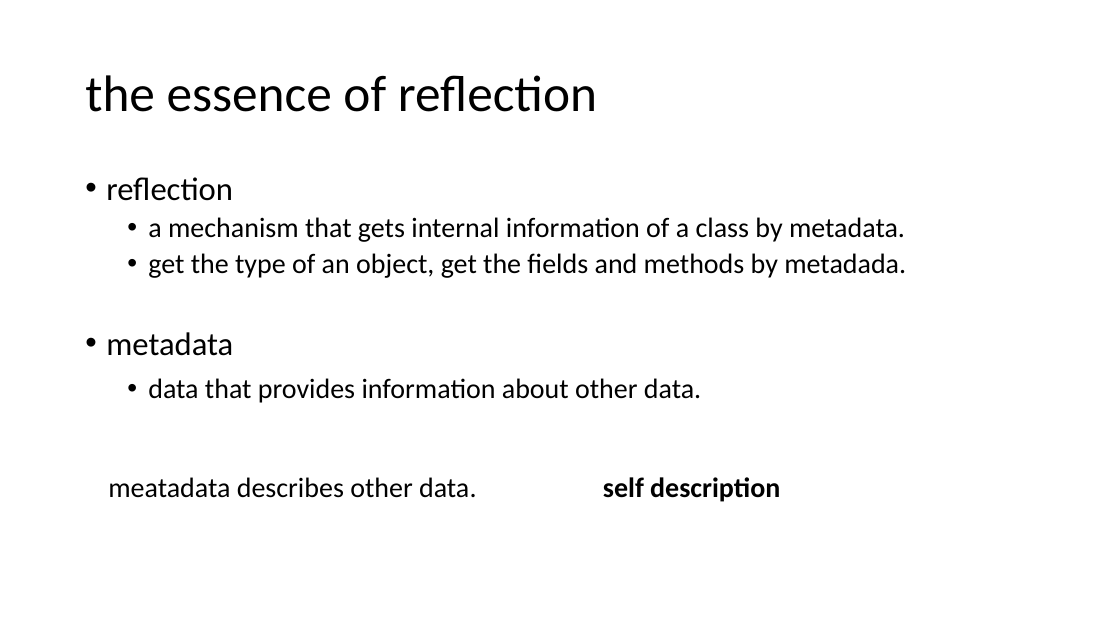
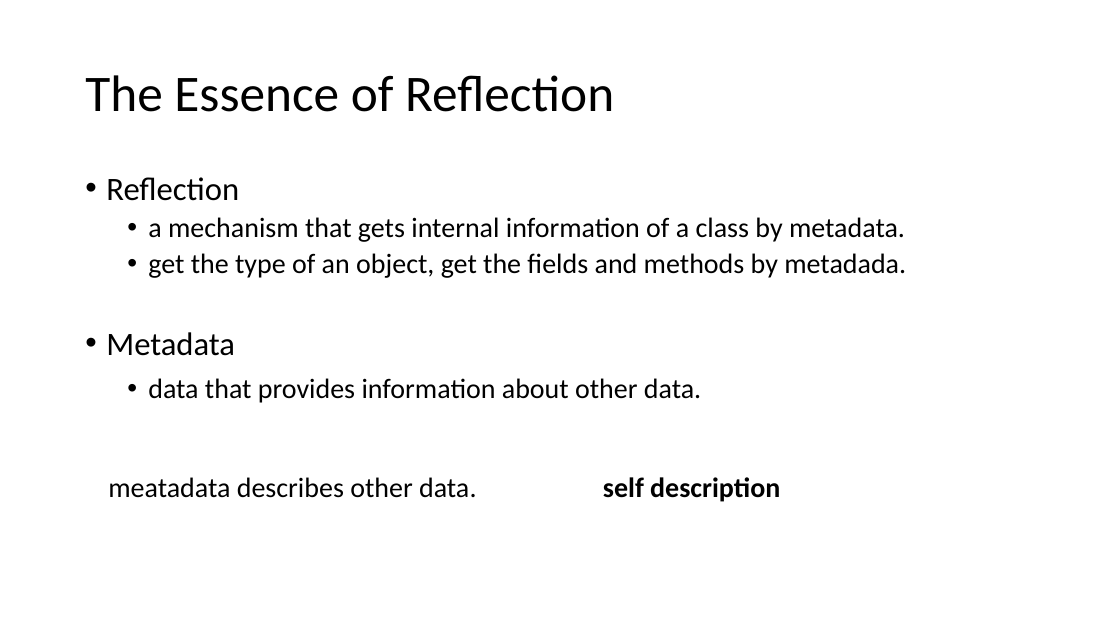
Before and after one commit to qicosmos/cppcon2017, a slide deck: slide 4 of cppcon2017.pptx. Drawn at 1120x630 pixels with LibreOffice and Linux fonts; fonts in the diff are those of the drawing. Boxes give left, top, right and bottom in pixels: in the first picture for what was removed or moved away, otherwise in the second. Text is boxed around its words. In the diff, an @@ line names an element or a change of style, - is before the commit and + after.

```diff
--- a/cppcon2017.pptx
+++ b/cppcon2017.pptx
@@ title at (x1=85, y1=75, x2=614, y2=112): text changed @@
-the essence of reflection
+The Essence of Reflection
@@ text at (x1=106, y1=177, x2=239, y2=201): text changed @@
-• reflection
+• Reflection
@@ text at (x1=106, y1=332, x2=235, y2=356): text changed @@
-  • metadata
+  • Metadata
```
Also in this commit, not shown: 36 other slides changed.
